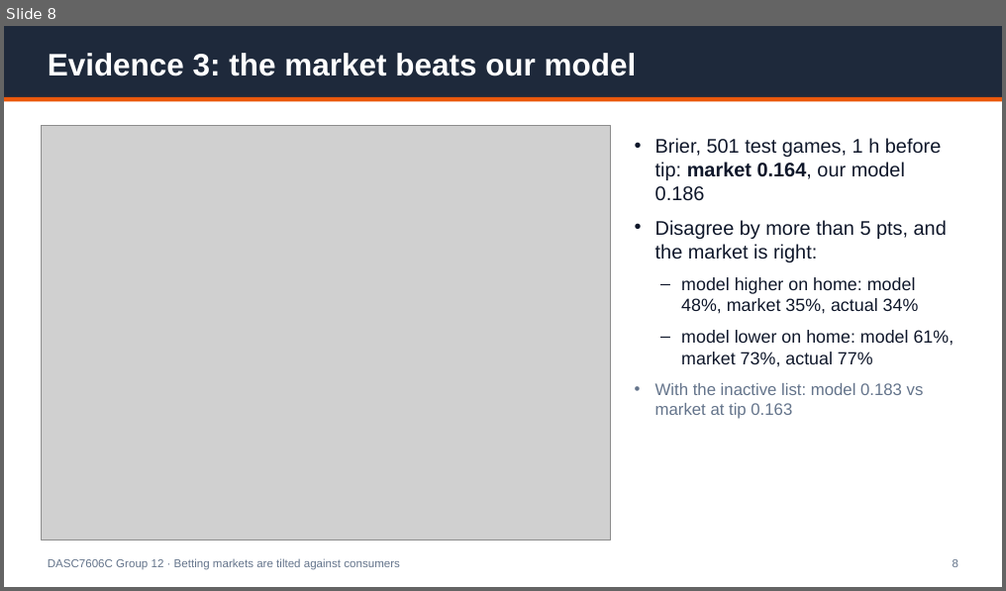
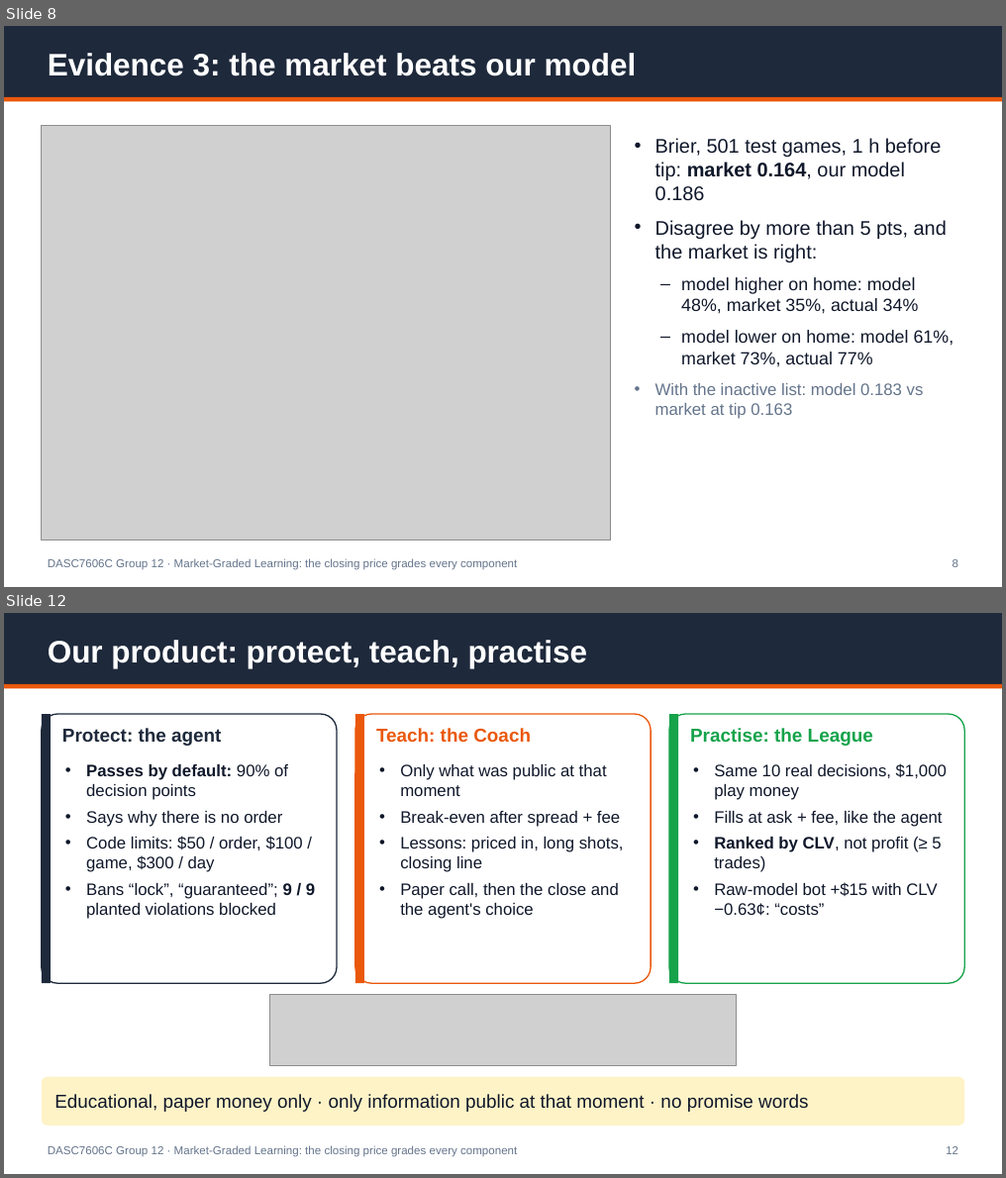
Before and after one commit to Michaelyzr/nba-agent, a slide deck: presentation/nba_agent_deck.pptx. Shown one above the other, each under a label of ours: slide 8 before the commit, slides 8 and 12 after it; the slides between them are not shown. The pictures are 1006x591 and 1006x1178 pixels, drawn with LibreOffice and Linux fonts; fonts in the diff are those of the drawing; grey boxes stand for pictures. Boxes give left, top, right and bottom in pixels: in the first picture for what was removed or moved away, otherwise in the second. Text is boxed around its words. In the diff, an @@ line names an element or a change of style, - is before the commit and + after.

```diff
--- a/presentation/nba_agent_deck.pptx
+++ b/presentation/nba_agent_deck.pptx
@@ slide 12 added at (4, 613, 1002, 1174), background #FFFFFF @@
@@ rectangle added at (4, 613, 1002, 684), fill #1E293B @@
@@ text added at (48, 640, 588, 668), 30 pt, text #FFFFFF, bold @@
+Our product: protect, teach, practise
@@ rectangle added at (4, 684, 1002, 688), fill #EA580C @@
@@ rounded rectangle added at (42, 714, 337, 983), fill #FFFFFF, outline #1E293B 1.25 pt @@
@@ rectangle added at (42, 714, 51, 983), fill #1E293B @@
@@ text added at (62, 728, 221, 746), 18 pt, text #1E293B, bold @@
+Protect: the agent
@@ rounded rectangle added at (355, 714, 650, 983), fill #FFFFFF, outline #EA580C 1.25 pt @@
@@ rectangle added at (355, 714, 364, 983), fill #EA580C @@
@@ text added at (376, 728, 531, 743), 18 pt, text #EA580C, bold @@
+Teach: the Coach
@@ rounded rectangle added at (669, 714, 964, 983), fill #FFFFFF, outline #16A34A 1.25 pt @@
@@ rectangle added at (669, 714, 678, 983), fill #16A34A @@
@@ text added at (690, 728, 873, 746), 18 pt, text #16A34A, bold @@
+Practise: the League
@@ text added at (86, 764, 315, 919), 16 pt, text #0F172A @@
+• Passes by default: 90% of decision points
+• Says why there is no order
+• Code limits: $50 / order, $100 / game, $300 / day
+• Bans “lock”, “guaranteed”; 9 / 9 planted violations blocked
@@ text added at (400, 764, 624, 919), 16 pt, text #0F172A @@
+• Only what was public at that moment
+• Break-even after spread + fee
+• Lessons: priced in, long shots, closing line
+• Paper call, then the close and the agent's choice
@@ text added at (714, 763, 946, 916), 16 pt, text #0F172A @@
+• Same 10 real decisions, $1,000 play money
+• Fills at ask + fee, like the agent
+• Ranked by CLV, not profit (≥ 5 trades)
+• Raw-model bot +$15 with CLV −0.63¢: “costs”
@@ picture added at (269, 995, 737, 1065) @@
@@ rounded rectangle added at (42, 1077, 964, 1126), fill #FEF3C7 @@
@@ text added at (54, 1094, 808, 1112), 18 pt, text #0F172A @@
+Educational, paper money only · only information public at that moment · no promise words
@@ text added at (48, 1146, 517, 1157), 11 pt, text #64748B @@
+DASC7606C Group 12 · Market-Graded Learning: the closing price grades every component
@@ text added at (945, 1147, 958, 1155), 11 pt, text #64748B @@
+12
@@ slide 8 changed as well @@
@@ text at (48, 559, 517, 570): text changed @@
-DASC7606C Group 12 · Betting markets are tilted against consumers
+DASC7606C Group 12 · Market-Graded Learning: the closing price grades every component
```
Also in this commit, not shown: 9 other slides changed, 4 other slides added, 7 slides removed, 5 other files.
